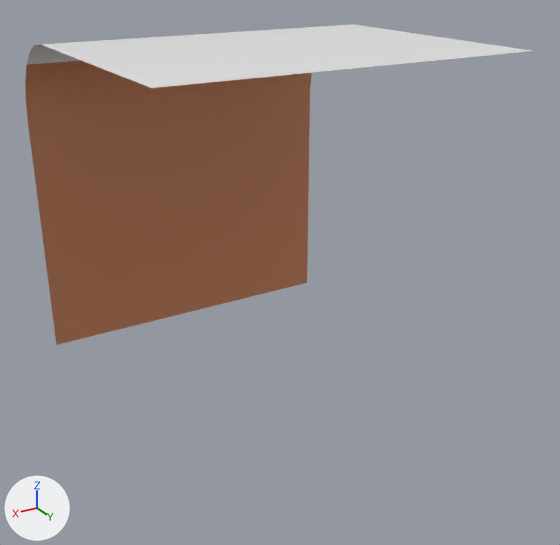
What one commit did to the FBX model Import/FBX/FN/SM_Cube_Straight_FN.fbx.
The view is the same before and after, from a 50 mm camera at (1.08, 2.72, 2.5) aimed at (-1.05, -0.83, 0.73). The lights are fixed; the arrows at lower left show +X, +Y and +Z.

The first picture shows 'SM_Cube_Straight_FN'.
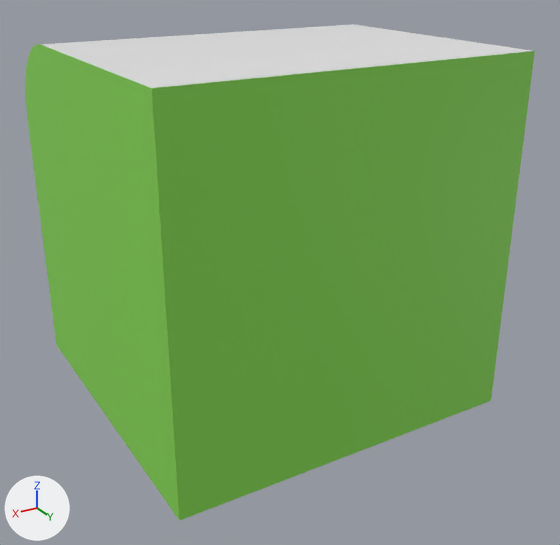
Where the change shows, as pixel boxes (x1, y1, x2, y2) in the pictures (560 x 545 px):
```json
{"object": "SM_Cube_Straight_FN", "change": "reshaped", "before": [25, 24, 532, 345], "after": [25, 24, 535, 521], "on screen": "55% taller"}
{"part": 1, "of": "me_cube_010", "change": "added", "after": [25, 44, 535, 521], "on screen": "green"}
```

The change, as JSON lines over the scene's bpy script:
```json
{"op": "add", "block": "mat_material_002", "code": ["mat_material_002 = principled_material('Material.002')", "mat_material_002.base_color = (0.244, 0.705, 0.0836)  # green #87db52"]}
{"block": "me_cube_010", "where": "# used by ob_sm_cube_straight_fn; location = (0.0, 0.0, 0.0)"}
{"op": "remove", "block": "me_cube_010", "code": "me_cube_010.from_pydata(...)  # 18 vertices, 8 faces; spans x -2.0..0.0, y -2.0..0.0, z 0.0..2.0"}
{"op": "add", "block": "me_cube_010", "code": "me_cube_010.from_pydata(...)  # 20 vertices, 25 faces; spans x -2.0..0.0, y -2.0..0.0, z 0.0..2.0"}
{"block": "me_cube_010", "change": "me_cube_010 part 1"}
{"block": "me_cube_010", "change": "2 vertices are added at (-2.0, 0.0, 0.0), (0.0, 0.0, 0.0)"}
{"block": "me_cube_010", "change": "17 new faces join them, mat_material_002 (green #87db52)"}
{"op": "add", "block": "me_cube_010", "code": "me_cube_010.materials.append(mat_material_002)  # green #87db52"}
```
